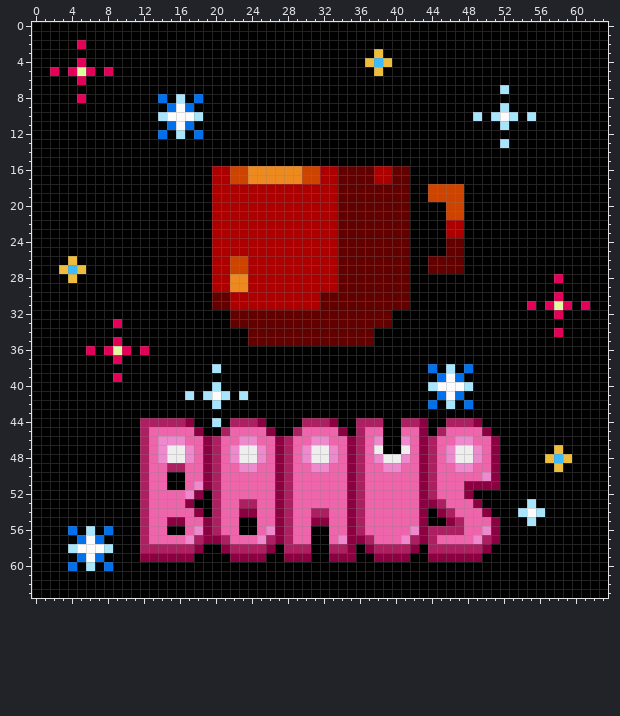
One commit to this pixel-art sprite: badge/png/Bonus/Tea Ceremony.png. This is how it looked before the edit.
The file is 64x64 pixels.
New version:
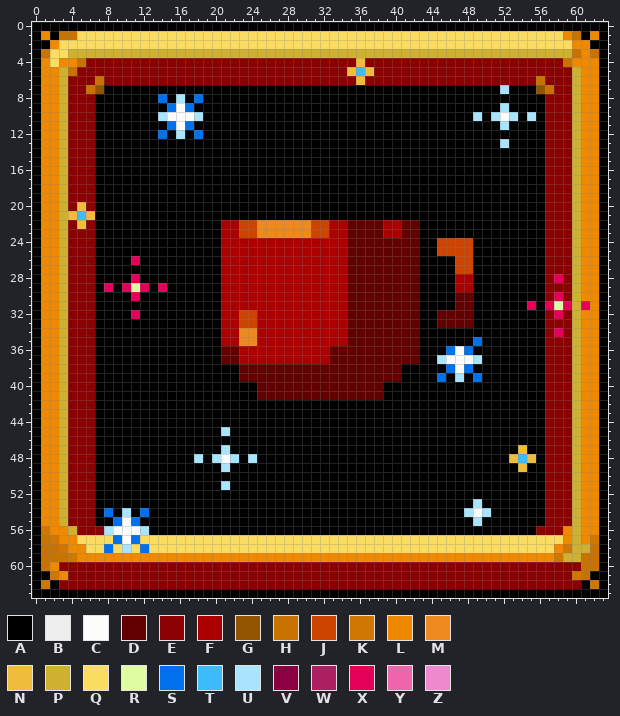
Palette (. is transparent): A #000000  B #eeeeee  C #fcfcfc  D #620000  E #8b0000  F #ac0000  G #925400  H #c87300  J #cd4400  K #cf7700  L #ee8900  M #ee8920  N #f0bc3c  P #cfb131  Q #fadd60  R #e0fca0  S #0070ec  T #3cbcfc  U #a8e4fc  V #8b0041  W #ac2062  X #e40058  Y #ee65ac  Z #ee89cd
Diff:
Changed rows in their new state; - is an unchanged pixel.
first column x 1:
 1 L-HHQQQQQQQQQQQQQQQQQQQQQQQQQQQQQQQQQQQQQQQQQQQQQQQQQQQQQQLH-L
 2 -LQQQQQQQQQQQQQQQQQQQQQQQQQQQQQQQQQQQQQQQQQQQQQQQQQQQQQQQQQLL-
 3 HQQPPPPPPPPPPPPPPPPPPPPPPPPPPPPPPPPPPPPPPPPPPPPPPPPPPPPPPPPHLH
 4 LQLLHEEEEEEEEEEEEEEEEEEEEEEEEEEEEEENEEEEEEEEEEEEEEEEEEEEEEHLLL
 5 LLPHEEEEEEEEEEEEEEEEEEEEEEEEEEEEEENTNEEEEEEEEEEEEEEEEEEEEEEPLL
 6 LLPEEEHEEEEEEEEEEEEEEEEEEEEEEEEEEEENEEEEEEEEEEEEEEEEEEEHEEEPLL
 7 LLPEEHG------------------------------------------------GHEEPLL
 8 LLPEEE--------------------------------------------------EEEPLL
 9 LLPEEE--------------------------------------------------EEEPLL
10 LLPEEE--------------------------------------------------EEEPLL
11 LLPEEE--------------------------------------------------EEEPLL
12 LLPEEE--------------------------------------------------EEEPLL
13 LLPEEE--------------------------------------------------EEEPLL
14 LLPEEE--------------------------------------------------EEEPLL
15 LLPEEE--------------------------------------------------EEEPLL
16 LLPEEE-------------AAAAAAAAAAAAAAAAAAAAAA---------------EEEPLL
17 LLPEEE-------------AAAAAAAAAAAAAAAAAAAAAA---------------EEEPLL
18 LLPEEE-------------AAAAAAAAAAAAAAAAAAAAAA--AAAA---------EEEPLL
19 LLPEEE-------------AAAAAAAAAAAAAAAAAAAAAA--AAAA---------EEEPLL
20 LLPENE-------------AAAAAAAAAAAAAAAAAAAAAA----AA---------EEEPLL
21 LLPNTN-------------AAAAAAAAAAAAAAAAAAAAAA----AA---------EEEPLL
22 LLPENE-------------A--JJMMMMMMJJ-F----FF-D---AA---------EEEPLL
23 LLPEEE-------------A--JJMMMMMMJJ-F----FF-D---AA---------EEEPLL
24 LLPEEE-------------A-------------F-------D--JJJJ--------EEEPLL
25 LLPEEE-------------A-------------F-------D--JJJJ--------EEEPLL
26 LLPEEE----X--------A-FF----------F-------D-AAAJJ--------EEEPLL
27 LLPEEE-------------A-FF----------F-------D-AAAJJ--------EEEPLL
28 LLPEEE----X--------A-FF----------F-------D----FF--------E-EPLL
29 LLPEEE-X-XRX-X-----A-FF----------F-------D----FF--------EEEPLL
30 LLPEEE----X--------AF----------FFF-------D----DD--------E-EPLL
31 LLPEEE-------------AF----------FFF-------D----DD-----------P-L
32 LLPEEE----X---------FFJJFFFFFFFFFF-----DDD--DDDD--------E-EPLL
33 LLPEEE--A-----------FFJJFFFFFFFFFF-----DDD--DDDD--------EEEPLL
34 LLPEEE--------------FFMMFFFFFFFFFF---DDDDD--------------E-EPLL
35 LLPEEE--A-----------FFMMFFFFFFFFFF---DDDDD------S-------EEEPLL
36 LLPEEE-AAA-A--------DDFFFFFFFFFFDDDDDDDDDD---SCS--------EEEPLL
37 LLPEEE--A-----------DDFFFFFFFFFFDDDDDDDDDD--UCCCU-------EEEPLL
38 LLPEEE-------------A--DDDDDDDDDDDDDDDDDD---A-SC---------EEEPLL
39 LLPEEE--A-------------DDDDDDDDDDDDDDDDDD-----AU-S-------EEEPLL
40 LLPEEE-------------A----DDDDDDDDDDDDDD-----AAAAA--------EEEPLL
41 LLPEEE----------A-AAA-A-DDDDDDDDDDDDDD------AAA---------EEEPLL
42 LLPEEE-------------A-----------------------A-A-A--------EEEPLL
43 LLPEEE--------------------------------------------------EEEPLL
44 LLPEEE-----AAAAAA--A-AAAA----AAAA--AAA--AAA--AAAA-------EEEPLL
45 LLPEEE-----AAAAAAA--UAAAAA--AAAAAA-AAA--AAA-AAAAAA------EEEPLL
46 LLPEEE-----AAAAAAAAAAAAAAAAAAAAAAAAAAA--AAAAAAAAAAA-----EEEPLL
47 LLPEEE-----AAAAAAAAAUAAAAAAAAAAAAAAAAA--AAAAAAAAAAA--N--EEEPLL
48 LLPEEE-----AAAAAAUAUCUAUAAAAAAAAAAAAAAAAAAAAAAAAAAA-NTN-EEEPLL
49 LLPEEE-----AAAAAAAAAUAAAAAAAAAAAAAAAAAAAAAAAAAAAAAA--N--EEEPLL
50 LLPEEE-----AAA--AAAAAAAAAAAAAAAAAAAAAAAAAAAAAAAAAAA-----EEEPLL
51 LLPEEE-----AAA--AAAAUAAAAAAAAAAAAAAAAAAAAAAAAAAAAAA-----EEEPLL
52 LLPEEE-----AAAAAAA-AAAAAAAAAAAAAAAAAAAAAAAAAAAAA--------EEEPLL
53 LLPEEE-----AAAAAA--AAAAAAAAAAAAAAAAAAAAAAAAAAAAAU-----A-EEEPLL
54 LLPEEE-S-U-SAAAAAA-AAAAAAAAAAAAAAAAAAAAAAAA-AAAUCU---AAAEEEPLL
55 LLPEEE--SCSAAAAAAAAAAA--AAAAAAAAAAAAAAAAAAA--AAAUAA---A-EEEPLL
56 KLLPEEEUCCCUAA--AAAAAA--AAAAAA--AAAAAAAAAAAAAAAAAAA----EEELPLL
57 HKLLQQQQSCSQQQQQQQQQQQQQQQQQQQQQQQQQQQQQQQQQQQQQQQQQQQQQQQLPLK
58 HHKLLQQSQUQSQQQQQQQQQQQQQQQQQQQQQQQQQQQQQQQQQQQQQQQQQQQQQLKPPH
59 HHHKLLLLLLLLLLLLLLLLLLLLLLLLLLLLLLLLLLLLLLLLLLLLLLLLLLLLLKPPHH
60 HLEEEEEEEEEEEEEEEEEEEEEEEEEEEEEEEEEEEEEEEEEEEEEEEEEEEEEEEEEEHH
61 -KLEEEEEEEEEEEEEEEEEEEEEEEEEEEEEEEEEEEEEEEEEEEEEEEEEEEEEEEEKH-
62 K-EEEEEEEEEEEEEEEEEEEEEEEEEEEEEEEEEEEEEEEEEEEEEEEEEEEEEEEEEE-K
Where, in picture pixels (left, top, right, bottom), the same in both pictures:
changed: (41, 31, 599, 589)
